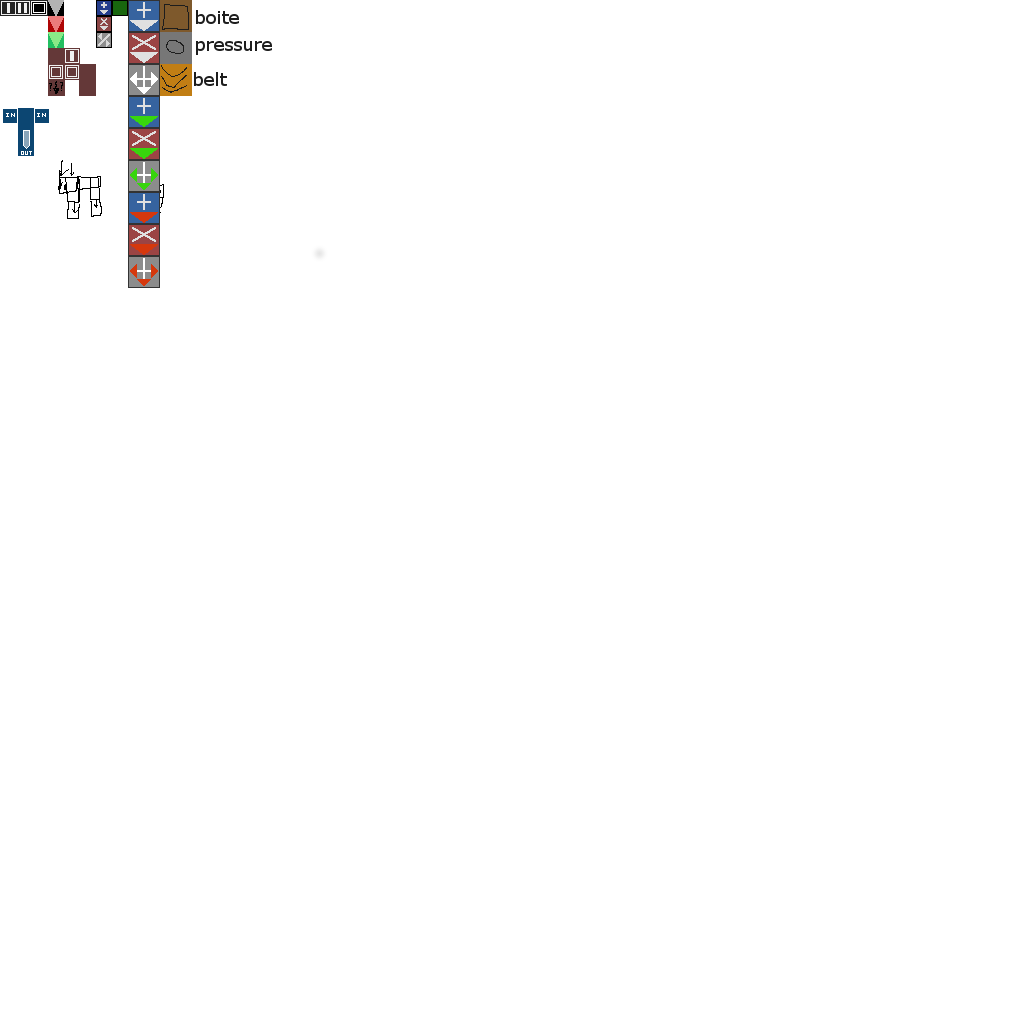
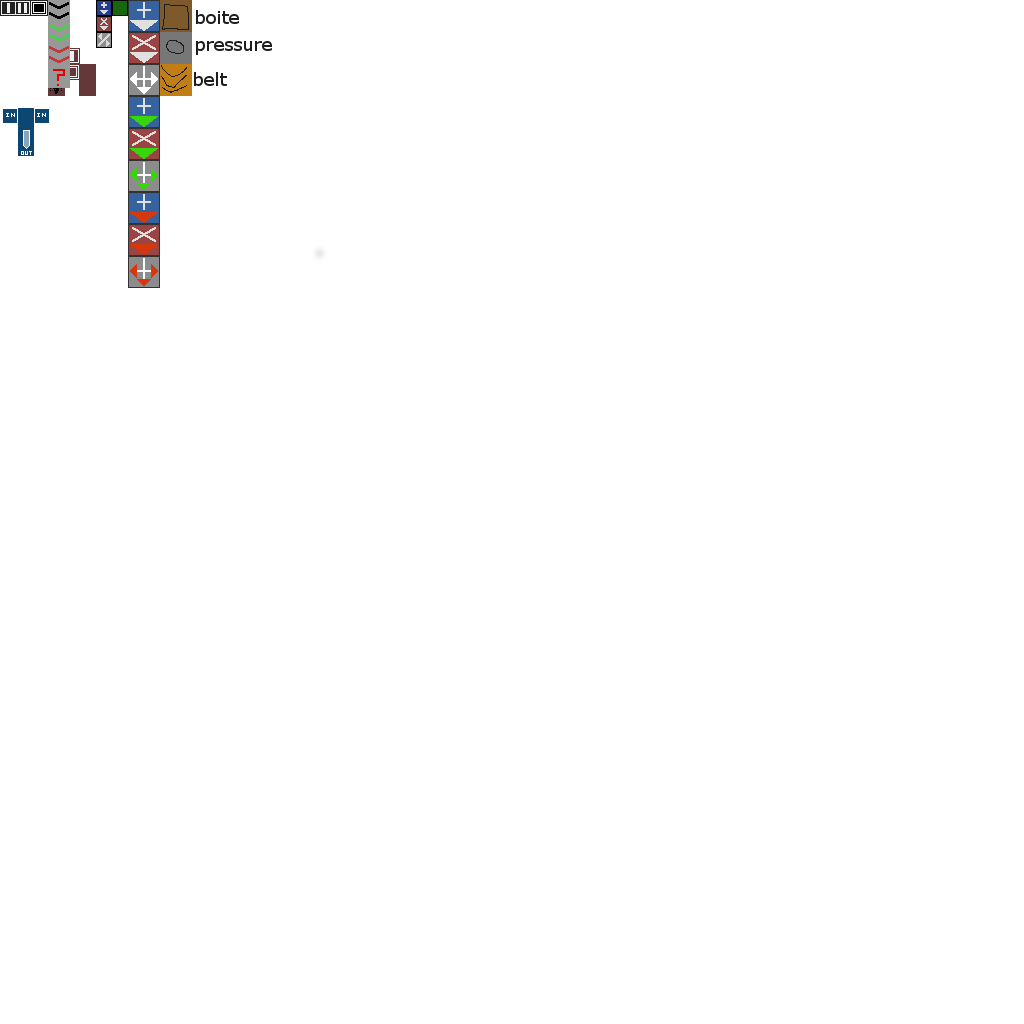
The second w=1024, h=1024 image is a revision of the first. Changes to its layers:
added layer "Big wires" above "big" over (x1=48, y1=0, x2=70, y2=88)
hid "Layer #3" over (x1=48, y1=0, x2=164, y2=219)
hid "Layer #2" over (x1=48, y1=0, x2=64, y2=48)
